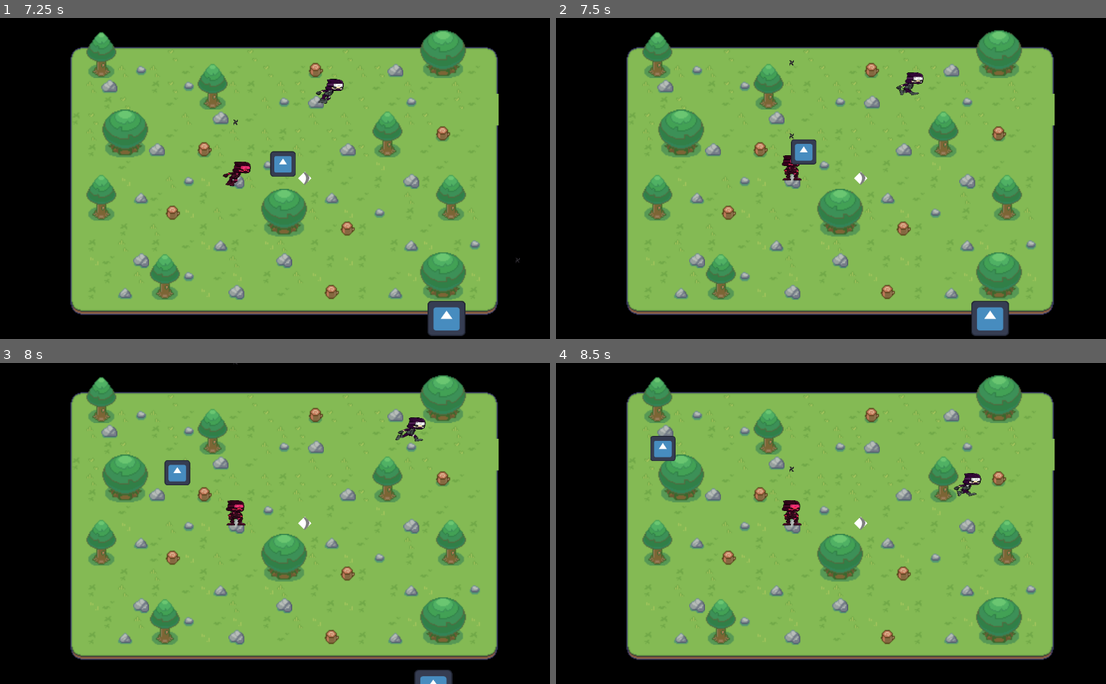
Above: before the commit, frames 1-4 (two rows, left to right).
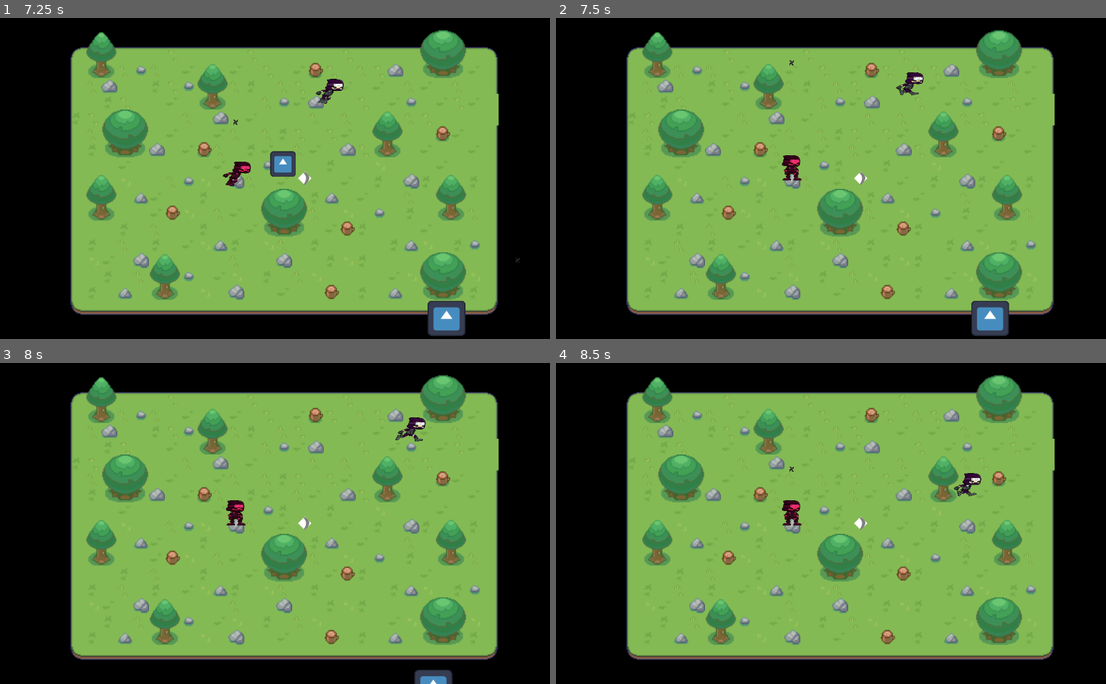
Above: after the commit, the same moments.

Repository: CISC204-S26/final-project-team-6
Game: Godot game, scene res://Scenes/Level1.tscn
The game is run twice, just before and just after one commit, with the same random seed, the same clock (stepped at 60 frames per second) and the same inputs. The engine's default icon, where the game draws it, is replaced by a stand-in: a white triangle on a blue panel in a dark square.
Inputs:
- Up to frame 1 (7.25 s): hold D (move_right) 0.53-1.28 s; tap O (Shuriken) at 0.6, 1.55, 2.1, 3.05, 3.8, 4.55, 5.3, 6.05, 6.8 s; hold S (move_down) 1.28-2.03 s; tap Q (Katana) at 1.35 s; hold D (move_right) 2.03-2.78 s; hold W (move_up) 2.78-3.53 s; tap Space (p1_interact) at 2.85 s; hold K (p2_down) 3.53-4.28 s; hold A (move_left) 3.53-5.03 s; tap U (p2_interact) at 4.35 s; hold S (move_down) 5.03-5.78 s; hold J (p2_left) 5.03-5.78 s; hold D (move_right) 5.78-6.53 s; tap L (p2_right) at 5.85 s; hold W (move_up) from 6.53 s (still down); hold I (p2_up) from 6.53 s (still down)
- Up to frame 2 (7.5 s): release W (move_up) at 7.28 s; release I (p2_up) at 7.28 s; hold D (move_right) from 7.28 s (still down); tap O (Shuriken) at 7.35 s
- Up to frame 3 (8 s): keep holding D (move_right)
- Up to frame 4 (8.5 s): release D (move_right) at 8.03 s; hold S (move_down) from 8.03 s (still down); tap Q (Katana) at 8.1 s; tap O (Shuriken) at 8.3 s

Frame 1 is identical in both runs. In frame 2, 0.4% of the frame differs, in the area x 42-48%, y 35-46%; in frame 3, 0.4%, in the area x 29-44%, y 0-39%; in frame 4, 0.4%.

Commit message:
Implemented Shuriken Damage
Shurikens can now deal damage to enemies and kill them

Diff:
--- a/final_project_all_together_now/Scenes/Enemy_Test.tscn
+++ b/final_project_all_together_now/Scenes/Enemy_Test.tscn
@@ -12,6 +12,8 @@
 script = ExtResource("2_vdfcf")
 
 [node name="HitboxArea" type="Area2D" parent="." unique_id=664492193]
+collision_layer = 2
+collision_mask = 4
 
 [node name="HitboxShape" type="CollisionShape2D" parent="HitboxArea" unique_id=1665818105]
 position = Vector2(-1, -1)
--- a/final_project_all_together_now/Scenes/Shuriken.tscn
+++ b/final_project_all_together_now/Scenes/Shuriken.tscn
@@ -14,8 +14,11 @@
 texture = ExtResource("2_4nxnp")
 
 [node name="Area2D" type="Area2D" parent="." unique_id=1313935872]
+collision_layer = 4
+collision_mask = 2
 
 [node name="HurtBoxShuriken" type="CollisionShape2D" parent="Area2D" unique_id=2107974289]
 shape = SubResource("CircleShape2D_lmnj0")
 
+[connection signal="area_entered" from="Area2D" to="." method="_on_area_2d_area_entered"]
 [connection signal="body_entered" from="Area2D" to="." method="_on_area_2d_body_entered"]
--- a/final_project_all_together_now/Scripts/enemy_test.gd
+++ b/final_project_all_together_now/Scripts/enemy_test.gd
@@ -5,7 +5,7 @@
 var topBound = 100.0
 var bottomBound = 550.0
 var movementSpeed = 300.0
-var health = 1
+var health = 3
 
 var targetPosition: Vector2
 var movingRight: bool = false
@@ -28,3 +28,13 @@
 	else:
 		targetPosition = Vector2(leftBound, randf_range(topBound, bottomBound))
 	movingRight = !movingRight
+
+func take_damage(amount: int) -> void:
+	health -= amount
+	print("Enemy hit! Health remaining: ", health)
+	if health <= 0:
+		die()
+
+func die() -> void:
+	print("Enemy defeated!")
+	queue_free()
--- a/final_project_all_together_now/Scripts/shuriken.gd
+++ b/final_project_all_together_now/Scripts/shuriken.gd
@@ -1,6 +1,7 @@
 extends Node2D
-@export var direction = Vector2(0,0)
-@export var shurikenSpeed = 8.0
+var direction = Vector2(0,0)
+var shurikenSpeed = 8.0
+var damage = 3
 
 # Called when the node enters the scene tree for the first time.
 func _ready():
@@ -10,5 +11,9 @@
 func _process(delta: float) -> void:
 	position += direction * shurikenSpeed
 
-func _on_area_2d_body_entered(body: Node2D) -> void:
-	pass # Replace with function body.
+
+func _on_area_2d_area_entered(area: Area2D) -> void:
+	var parent = area.get_parent()
+	if parent.has_method("take_damage"):
+		parent.take_damage(damage)
+		queue_free()
